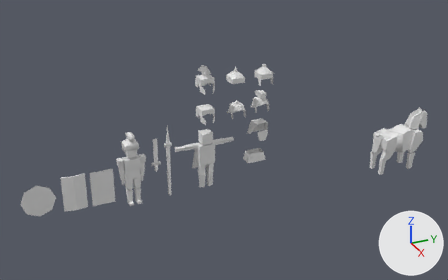
A saved change to the FBX model Assets/RomeVsBarbarians2/Models/OptimizedUnitHorhse_v3.fbx.
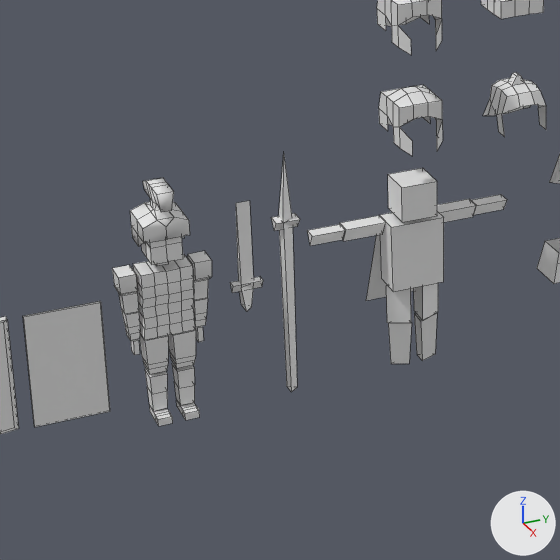
The first picture shows the older version from a 50 mm lens placed at (14.76, -3.91, 8.78), pointed at (0.43, 2.54, 1.61). The close-ups show both versions on the part from 18% to 56% of the width and 28% to 88% of the height of that picture; other places that the commit changed are outside them. The lights are fixed; the arrows at lower right show +X, +Y and +Z. The close-ups show mesh edges as thin lines. Where no turn or scale is listed for an object, it has been applied to the vertices. Vertices at the same position are counted once.
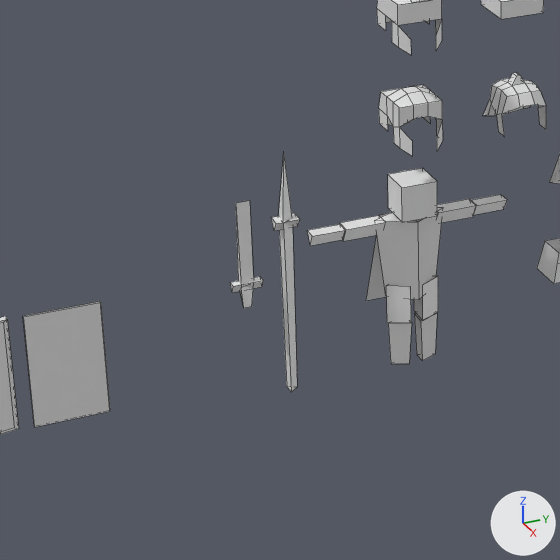
Changed parts and their boxes [x1, y1, x2, y2] in the close-ups (560 x 560 px; the box of a moved part takes in the faces that stretch with it):
```json
{"object": "human_mesh", "change": "deleted", "before": [112, 251, 212, 426], "faces in mat_material_005 (white #e7e7e7)": [112, 251, 212, 405], "faces in mat_material_004 (white #e7e7e7)": [119, 262, 208, 419], "faces in mat_material_007 (white #e7e7e7)": [124, 309, 207, 426], "faces in mat_material_006 (white #e7e7e7)": [114, 261, 211, 370]}
{"object": "Cube.003", "change": "reshaped", "before": [379, 211, 444, 292], "after": [375, 208, 442, 300], "on screen": "13% taller"}
{"object": "human_head_mesh", "change": "deleted", "before": [130, 178, 190, 265], "faces in mat_material_002 (white #e7e7e7)": [130, 202, 190, 246], "faces in mat_material_001 (white #e7e7e7)": [141, 237, 183, 265], "faces in mat_material_003 (white #e7e7e7)": [143, 178, 174, 212]}
{"object": "Cube.002", "change": "reshaped", "before": [230, 201, 263, 312], "after": [230, 201, 263, 308]}
{"part": 1, "of": "me_cube_039", "change": "moved or reshaped", "before": [239, 287, 253, 312], "after": [240, 287, 253, 308]}
{"part": 2, "of": "me_cube_004", "change": "moved or reshaped", "before": [379, 211, 444, 292], "after": [375, 208, 442, 300]}
{"part": 4, "of": "me_cube_027", "change": "cut back", "before": [381, 0, 442, 29], "after": [381, 0, 442, 29]}
```

Scene script edits in JSON lines:
```json
{"block": "me_cube_039", "where": "me_cube_039.from_pydata(...)  # 14 vertices, 9 faces; spans x -0.069..0.069, y -0.13..0.13, z -0.127..0.832"}
{"block": "me_cube_039", "where": "# used by ob_cube_002; location = (0.0, 0.688, 0.977)"}
{"block": "me_cube_039", "where": "# verts and faces of me_cube_039; kept vertices keep their numbers, new ones are numbered from 14"}
{"block": "me_cube_039", "where": "# before: 0 (0.0, 0.035, -0.127) at pixel (251, 306), 2 (0.069, -0.035, -0.127) at pixel (246, 311), 4 (-0.069, -0.035, -0.127) at pixel (241, 304), 5 (0.0, 0.06, 0.082), 6 (0.035, -0.06, 0.082) at pixel (241, 287)"}
{"block": "me_cube_039", "where": "# before: 7 (-0.035, -0.06, 0.082)"}
{"block": "me_cube_039", "change": "me_cube_039 part 1"}
{"op": "add", "block": "me_cube_039", "code": "delete_vertices([2, 4])  # with the faces that use them"}
{"op": "add", "block": "me_cube_039", "code": "verts[14] = (0.0, -0.035, -0.127)  # pixel (243, 308)"}
{"op": "add", "block": "me_cube_039", "code": "faces += [(0, 14, 7, 5), (6, 7, 14), (0, 5, 6, 14)]"}
{"block": "me_cube_004", "where": "# used by ob_cube_003; location = (0.0, 2.183, 1.077)"}
{"op": "remove", "block": "me_cube_004", "code": "me_cube_004.from_pydata(...)  # 8 vertices, 5 faces; spans x -0.18..0.091, y -0.24..0.24, z -0.303..0.303"}
{"op": "add", "block": "me_cube_004", "code": "me_cube_004.from_pydata(...)  # 8 vertices, 6 faces; spans x -0.256..0.091, y -0.314..0.314, z -0.428..0.303"}
{"block": "me_cube_004", "change": "me_cube_004 part 2: the whole mesh is rebuilt"}
{"block": "me_cube_004", "change": "me_cube_004 part 3: the surface is now shaded smooth"}
{"block": "me_cube_027", "where": "# used by ob_cube_017; location = (0.016, 2.178, 3.215)"}
{"op": "remove", "block": "me_cube_027", "code": "me_cube_027.from_pydata(...)  # 52 vertices, 40 faces; spans x -0.379..0.249, y -0.191..0.191, z -0.264..0.489"}
{"op": "add", "block": "me_cube_027", "code": "me_cube_027.from_pydata(...)  # 46 vertices, 30 faces; spans x -0.379..0.249, y -0.191..0.191, z -0.264..0.489"}
{"block": "me_cube_027", "change": "me_cube_027 part 4"}
{"block": "me_cube_027", "change": "8 vertices are removed from x -0.272..0.181, y -0.191..0.191, z -0.195..0.033"}
{"block": "me_cube_027", "change": "17 faces are deleted"}
{"block": "me_cube_027", "change": "2 vertices are added at (0.05, 0.191, -0.025), (0.05, -0.191, -0.023)"}
{"block": "me_cube_027", "change": "7 new faces join them"}
{"op": "remove", "block": "ob_human_head_mesh", "code": ["ob_human_head_mesh = bpy.data.objects.new('human_head_mesh', me_cube_002)", "ob_human_head_mesh.location = (0.0, 0.0, 0.0)"]}
{"op": "remove", "block": "ob_human_mesh", "code": ["ob_human_mesh = bpy.data.objects.new('human_mesh', me_cube_003)", "ob_human_mesh.location = (0.0, 0.0, 0.0)"]}
```
